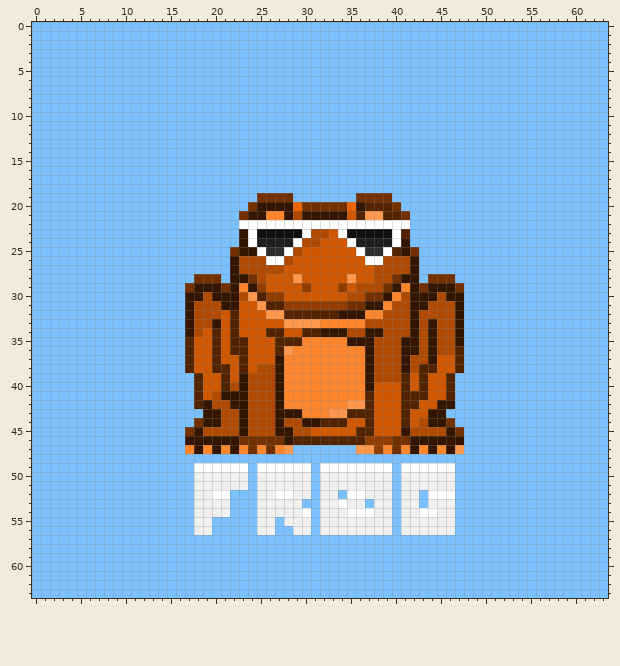
Edited in one commit: pixel-art sprite (assets/FR0G.png). This is how it looked before the edit.
The file is 512x512 pixels, drawn in blocks of 8x8; one block is one cell here.
Once edited:
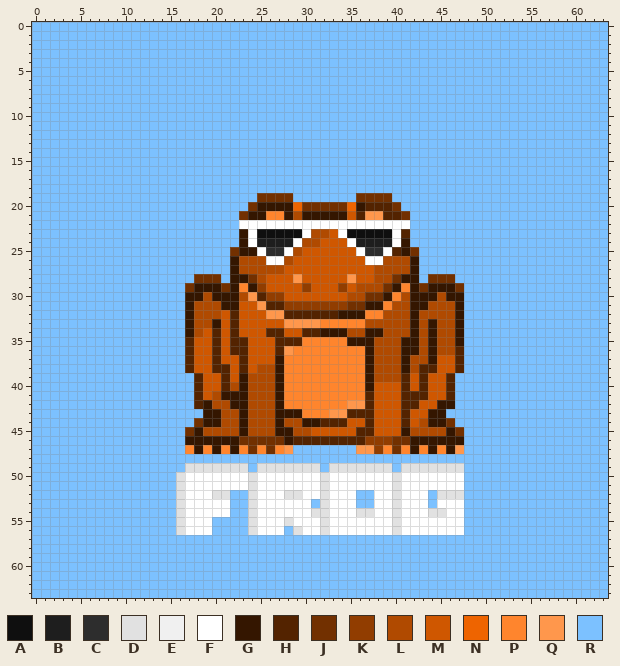
Palette (. is transparent): A #0f0f0f  B #1e1e1e  C #2d2d2d  D #e1e1e1  E #f0f0f0  F #ffffff  G #341600  H #532300  J #723000  K #913d00  L #b04a00  M #cf5700  N #ee6400  P #ff852d  Q #ff974c  R #7cc1ff
Diff:
y 49: x 17..23 RFFFFFF -> DDDDDDD; x 25..39 FFFFFFRFFFFFFFF -> DDDDDDDRDDDDDDD; x 41..47 FFFFFFR -> DDDDDDD
y 50..51: x 16..47 RREEEEEEREEEEEEREEEEEEEEREEEEEER -> DFFFFFFFDFFFFFFFDFFFFFFFDFFFFFFF
y 52: x 16..21 RREEFF -> DFFFDD; x 24..26 REE -> DFF; x 28..34 FEEREER -> DDFFDFF; x 36..47 FEEEREERFFFR -> RRFFDFFFRDDD
y 53: x 16..21 RREEEE -> DFFFFF; x 24..30 REEEEER -> DFFFFFF; x 32..33 EE -> DF; x 35..36 EE -> FR; x 38..47 EEREEREEER -> FFDFFFRFFF
y 54: x 16..21 RREEEE -> DFFFFF; x 24..29 REEEEE -> DFFFFF; x 31..34 REEE -> DDFF; x 36..42 FFEEREE -> DDFFDFF; x 44..47 FEER -> DDFF
y 55: x 16..19 RREE -> DFFF; x 24..47 REEREEEREEEEEEEEREEEEEER -> DFFFDFFFDFFFFFFFDFFFFFFF
y 56: x 16..19 RREE -> DFFF; x 24..27 REER -> DFFF; x 29..47 EEREEEEEEEEREEEEEER -> DFFDFFFFFFFDFFFFFFF
